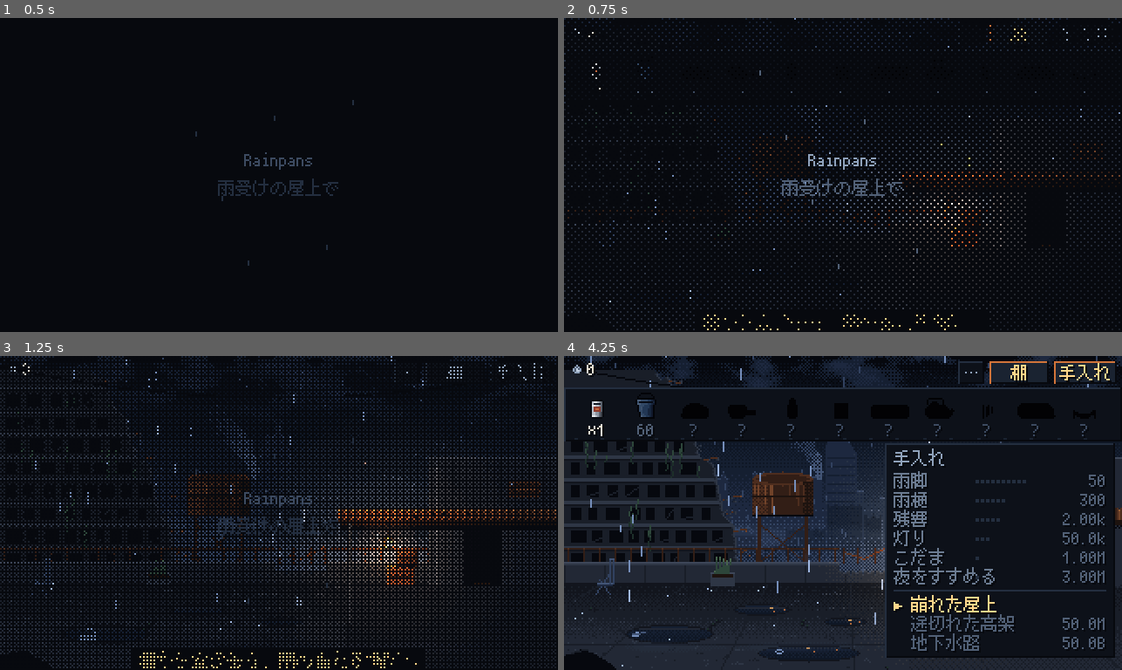
Above: before the commit, frames 1-4 (two rows, left to right).
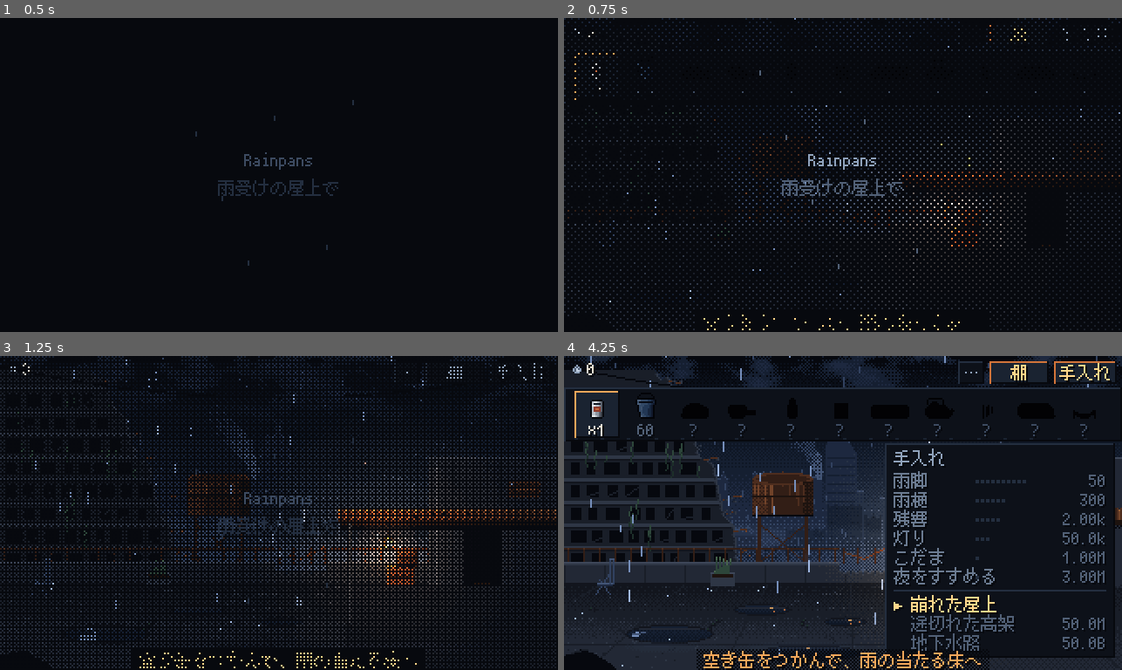
Above: after the commit, the same moments.

Repository: Tatsubooom/rainpans
Game: Godot game, scene res://src/main.tscn
The game is run twice, just before and just after one commit, with the same random seed, the same clock (stepped at 60 frames per second) and the same inputs.
Inputs (mouse positions are in pixels of both pictures, inside the frame that each line leads up to):
- Up to frame 1 (0.5 s): no input
- Up to frame 2 (0.75 s): tap Enter at 0.5 s; move the mouse to (965, 159) at 0.52 s; hold D from 0.53 s (still down); tap Tab at 0.6 s; click (965, 159) at 0.67 s
- Up to frame 3 (1.25 s): keep holding D; tap B at 0.8 s
- Up to frame 4 (4.25 s): release D at 1.25 s; drag from (731, 528) to (815, 575) at 1.27 s; move the mouse to (898, 443) at 2.02 s; hold D 2.03-2.75 s; tap Tab at 2.1 s; tap B at 2.3, 3.8 s; drag from (815, 575) to (675, 465) at 2.77 s; move the mouse to (1010, 560) at 3.52 s; hold A from 3.53 s (still down); tap U at 3.6 s

Frame 1 is identical in both runs. In frame 2, 0.2% of the frame differs, in the area x 1-71%, y 11-100%; in frame 3, 0.3%; in frame 4, 2.1%, in the area x 1-77%, y 11-100%.

Commit message:
Gentle onboarding: one hint at a time
Blink 棚 -> highlight the free can -> explain hits and clicking ->
blink 手入れ once the first rain upgrade is affordable. Persistent hint
line sits where toasts appear and yields to them. Existing saves skip it.

Co-Authored-By: Claude Opus 5.5 <noreply@anthropic.com>
Claude-Session: https://claude.ai/code/session_01M7oSE8hXtKqED1R5wCUNDn

Diff:
--- a/src/autoload/game.gd
+++ b/src/autoload/game.gd
@@ -63,6 +63,7 @@
 var play_time := 0.0
 var hits_total := 0
 var journal: Array = [] # ids of 雨の手帳 lines already seen
+var tutorial := 0 # onboarding step (see Hud._tutorial)
 
 ## rolling income estimate (per second) used for display and offline gains
 var rate := 0.0
@@ -295,6 +296,7 @@
 		"play_time": play_time,
 		"hits": hits_total,
 		"journal": journal,
+		"tutorial": tutorial,
 		"saved_at": Time.get_unix_time_from_system(),
 	}
 
@@ -326,6 +328,7 @@
 	play_time = d.get("play_time", 0.0)
 	hits_total = int(d.get("hits", 0))
 	journal = d.get("journal", [])
+	tutorial = int(d.get("tutorial", 99))
 	var saved_at: float = d.get("saved_at", 0.0)
 	if saved_at > 0.0:
 		var away := clampf(Time.get_unix_time_from_system() - saved_at, 0.0, OFFLINE_CAP_SEC)
@@ -366,6 +369,7 @@
 	rate = 0.0
 	hits_total = 0
 	journal = []
+	tutorial = 0
 	play_time = 0.0
 	apply_audio()
 	changed.emit()
--- a/src/main.gd
+++ b/src/main.gd
@@ -42,8 +42,6 @@
 		hud.toggle_settings()
 	if Game.offline_gain > 0.0:
 		hud.toast("留守のあいだに 響き %s" % Game.fmt(Game.offline_gain))
-	elif Game.placed_in_area().is_empty():
-		hud.toast("棚から空き缶を、雨の当たる場所へ")
 	if _args.has("shelf"):
 		hud.toggle_shelf()
 	if _args.has("upgrades"):
--- a/src/ui/hud.gd
+++ b/src/ui/hud.gd
@@ -47,6 +47,8 @@
 	root.add_child(info_line)
 	_layout()
 	Game.unlocked.connect(_on_unlocked)
+	Game.changed.connect(_tutorial)
+	_tutorial()
 
 
 func bind_stage(s: Stage) -> void:
@@ -59,6 +61,47 @@
 func toggle_shelf() -> void:
 	shelf.visible = not shelf.visible
 	_layout()
+	_tutorial()
+
+
+var _tut_t := 0.0
+
+
+## Onboarding: one gentle step at a time, each waiting for the player.
+func _tutorial() -> void:
+	var step := Game.tutorial
+	if step == 0 and shelf.visible:
+		step = 1
+	if step <= 1 and not Game.placed_in_area().is_empty():
+		step = 2
+		_tut_t = 9.0
+	if step == 3 and Game.levels.values().any(func(v): return v > 0):
+		step = 4
+	if step != Game.tutorial:
+		Game.tutorial = step
+	match step:
+		0:
+			info_line.hint = "雨の音を集めよう。まずは「棚」をひらいて"
+		1:
+			info_line.hint = "空き缶をつかんで、雨の当たる床へ"
+		2:
+			info_line.hint = "雨が当たると響きがたまる。クリックで自分でも鳴らせる"
+		3:
+			info_line.hint = "響きがたまったら「手入れ」で雨脚を強めよう" if Game.resonance >= Game.upgrade_cost("rain") else ""
+		_:
+			info_line.hint = ""
+	top.blink_shelf = step == 0
+	top.blink_up = step == 3 and Game.resonance >= Game.upgrade_cost("rain")
+	shelf.blink_first = step == 1
+	info_line.queue_redraw()
+
+
+func _process(delta: float) -> void:
+	if Game.tutorial == 2:
+		_tut_t -= delta
+		if _tut_t <= 0.0:
+			Game.tutorial = 3
+			_tutorial()
 
 
 func toggle_settings() -> void:
@@ -139,6 +182,8 @@
 	signal toggled_settings
 	var shelf_open := false
 	var upgrades_open := false
+	var blink_shelf := false
+	var blink_up := false
 	var _shown := 0.0
 	var _hover := -1
 	const BTN_SET := Rect2(226, 3, 15, 13)
@@ -188,8 +233,9 @@
 		UiKit.text(self, Vector2(13, 2), Game.fmt(_shown), Pal.BONE)
 		if Game.rate > 0.0:
 			UiKit.text(self, Vector2(13, 12), "%s/秒" % Game.fmt(Game.rate), Pal.FOG2)
-		_button(BTN_SHELF, "棚", shelf_open, _hover == 0)
-		_button(BTN_UP, "手入れ", upgrades_open, _hover == 1)
+		var pulse := int(Time.get_ticks_msec() / 450) % 2 == 0
+		_button(BTN_SHELF, "棚", shelf_open or (blink_shelf and pulse), _hover == 0)
+		_button(BTN_UP, "手入れ", upgrades_open or (blink_up and pulse), _hover == 1)
 		_button(BTN_SET, "", false, _hover == 2)
 		# A tiny gear-less "settings" glyph: three dots.
 		for k in 3:
@@ -204,6 +250,7 @@
 class InfoLine:
 	extends Control
 	var _text := ""
+	var hint := "" # persistent onboarding line, shown when nothing else is
 	var _toast := ""
 	var _toast_t := 0.0
 
@@ -228,7 +275,7 @@
 
 	## True when nothing has been shown for a little while.
 	func idle() -> bool:
-		return _toast_t <= 0.0 and _quiet > 6.0
+		return _toast_t <= 0.0 and _quiet > 6.0 and hint == ""
 
 	func _process(delta: float) -> void:
 		if _toast_t > 0.0:
@@ -245,6 +292,9 @@
 			col = Pal.LAMP1 if _toast_t > 0.6 or int(_toast_t * 10.0) % 2 == 0 else Pal.LAMP3
 			if _soft:
 				col = Pal.RAIN_HI if _toast_t > 0.8 else (Pal.RAIN if _toast_t > 0.4 else Pal.FOG1)
+		if t == "" and hint != "":
+			t = hint
+			col = Pal.LAMP1 if int(Time.get_ticks_msec() / 900) % 2 == 0 else Pal.LAMP2
 		if t == "":
 			return
 		var tw := UiKit.text_width(t)
--- a/src/ui/shelf.gd
+++ b/src/ui/shelf.gd
@@ -11,6 +11,7 @@
 var _icons := {}
 var _hover := -1
 var _flash := {} # id -> time left (highlight just-bought)
+var blink_first := false # onboarding: draw attention to the free can
 
 
 func _ready() -> void:
@@ -34,7 +35,7 @@
 		_flash[k] -= delta
 		if _flash[k] <= 0.0:
 			_flash.erase(k)
-	if not _flash.is_empty():
+	if not _flash.is_empty() or blink_first:
 		queue_redraw()
 
 
@@ -102,6 +103,8 @@
 			draw_rect(r, Pal.NIGHT2)
 		if _flash.has(id):
 			draw_rect(r, Pal.LAMP4)
+		if blink_first and i == 0 and int(Time.get_ticks_msec() / 450) % 2 == 0:
+			UiKit.panel(self, r, Pal.NIGHT2, Pal.LAMP2)
 		var tex: ImageTexture = _icons[id]
 		var ts := tex.get_size()
 		# Big sprites are shown at half size so every slot fits.
